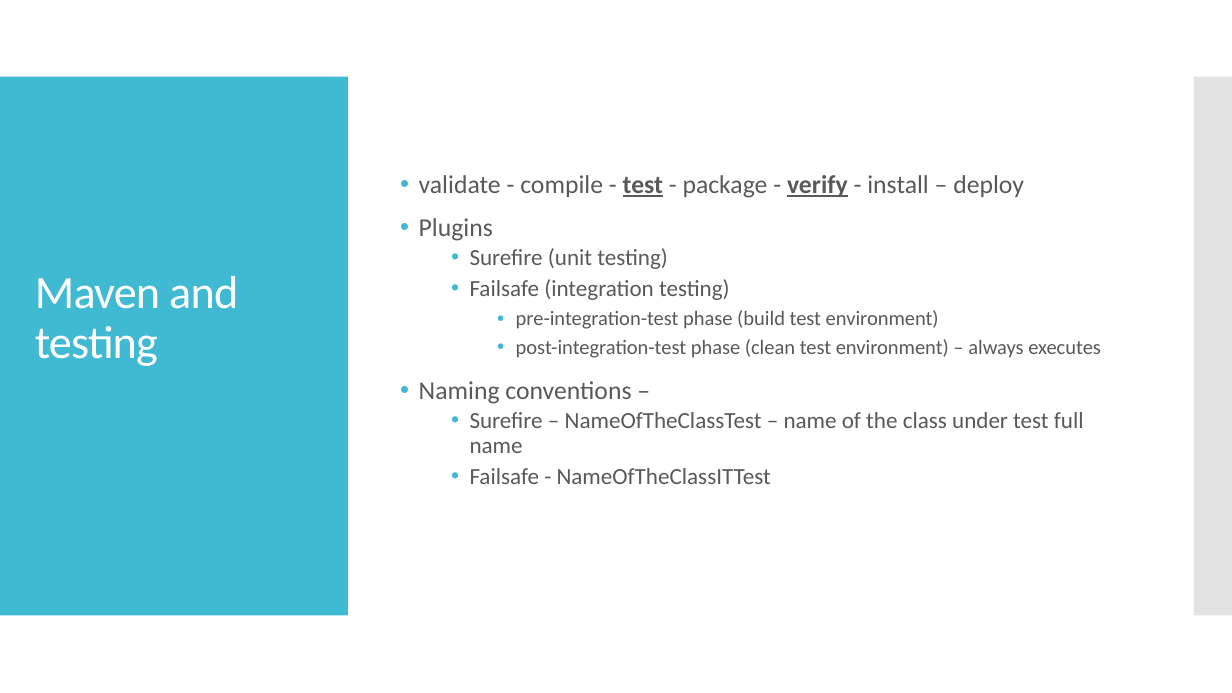
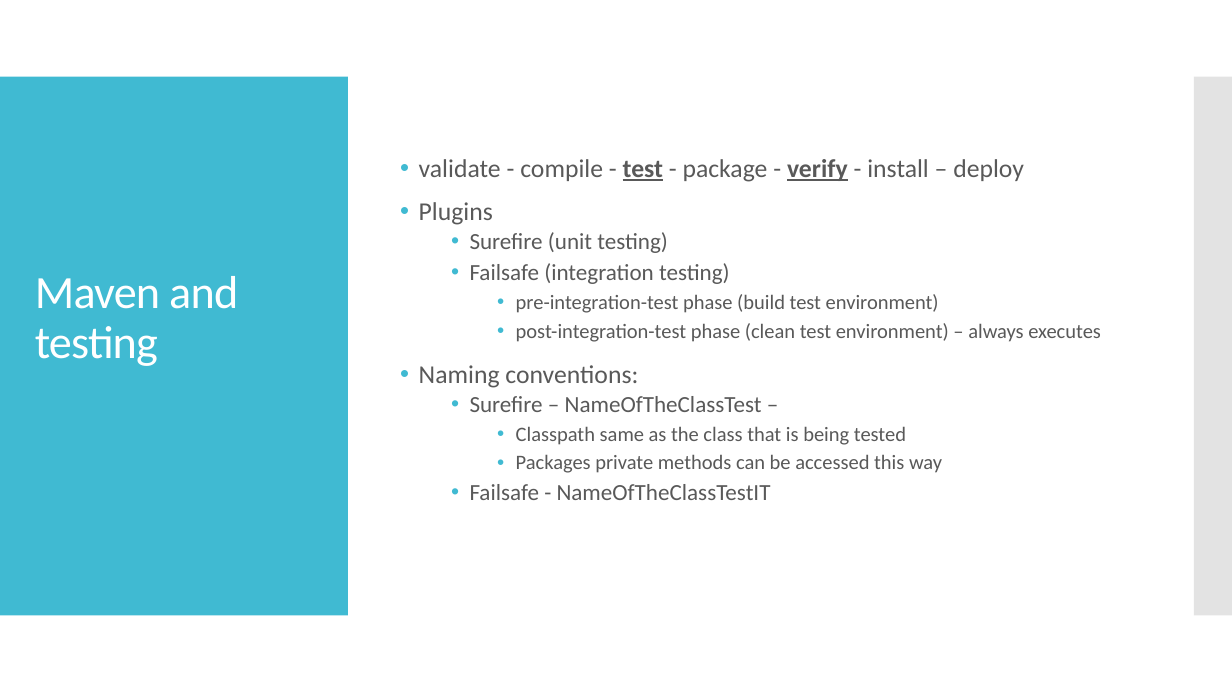
Before and after one commit to ivlahek/presentation.testing, a slide deck: slide 7 of Presentation.pptx. Drawn at 1232x693 pixels with LibreOffice and Linux fonts; fonts in the diff are those of the drawing. Boxes give left, top, right and bottom in pixels: in the first picture for what was removed or moved away, otherwise in the second. Text is boxed around its words. In the diff, an @@ line names an element or a change of style, - is before the commit and + after.

```diff
--- a/Presentation.pptx
+++ b/Presentation.pptx
@@ text at <box>419,365,942,500</box>: text changed; size 18 to 16 pt @@
-• Naming conventions –
-  • Surefire – NameOfTheClassTest – name of the class under test full name
-  • Failsafe - NameOfTheClassITTest
+• Naming conventions:
+  • Surefire – NameOfTheClassTest –
+    • Classpath same as the class that is being tested
+    • Packages private methods can be accessed this way
+  • Failsafe - NameOfTheClassTestIT
```
Also in this commit, not shown: 3 other slides changed, 5 slides added, 18 other files.
